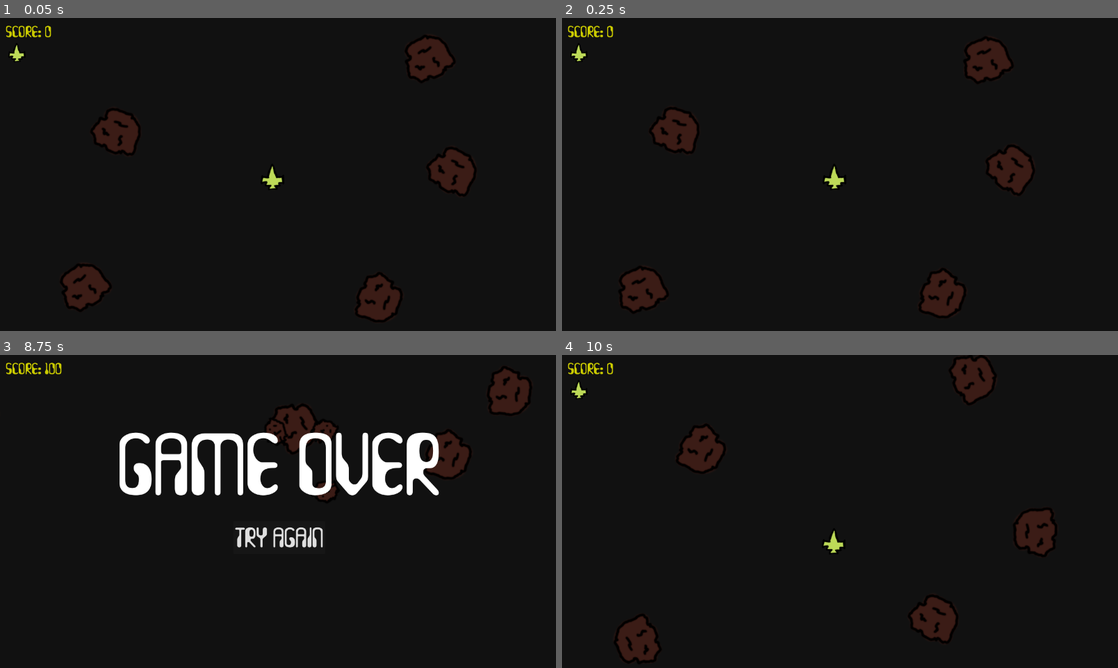
Above: before the commit, frames 1-4 (two rows, left to right).
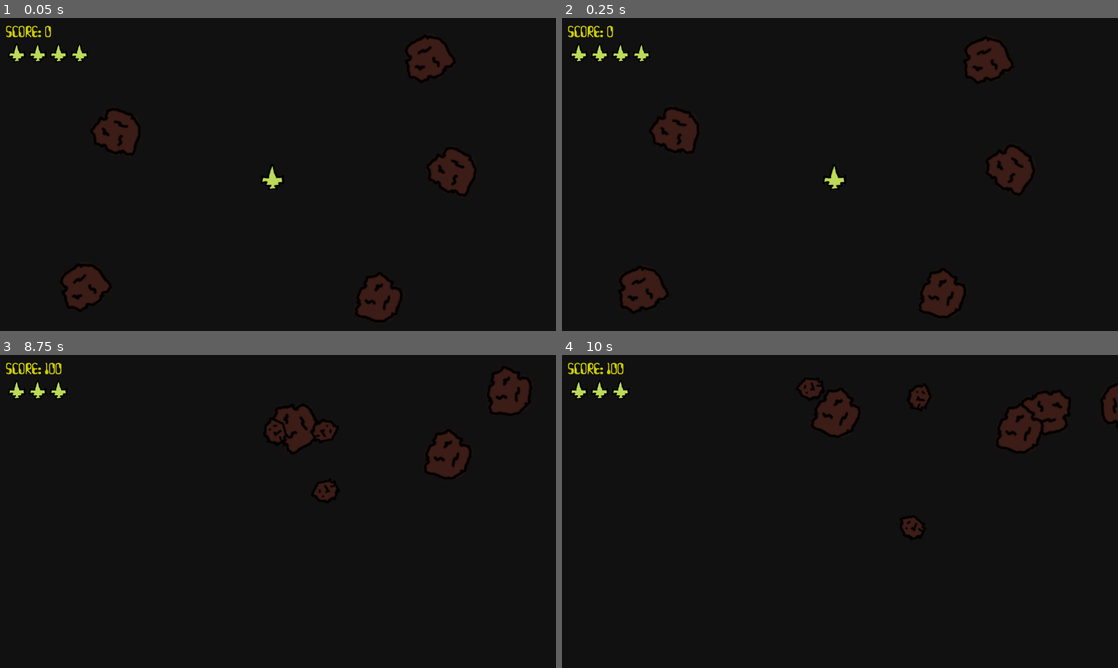
Above: after the commit, the same moments.

Repository: jeanmarc/godot-asteroids
Game: Godot game, scene res://scenes/galaxy.tscn
The game is run twice, just before and just after one commit, with the same random seed, the same clock (stepped at 60 frames per second) and the same inputs.
Inputs (mouse positions are in pixels of both pictures, inside the frame that each line leads up to):
- Up to frame 1 (0.05 s): no input
- Up to frame 2 (0.25 s): no input
- Up to frame 3 (8.75 s): hold W (forward) 0.53-1.28 s; hold Space (fire) 0.53-1.28 s; hold S (back) 1.28-2.03 s; tap A (rotate_ccw) every 2.25 s from 1.35 to 8.1 s; hold W (forward) 2.03-3.53 s; tap D (rotate_cw) at 2.1, 4.35, 6.6 s; tap Space (fire) at 2.85, 7.35 s; hold S (back) 3.53-5.78 s; hold Space (fire) 5.03-5.78 s; hold W (forward) 5.78-8.03 s; hold S (back) from 8.03 s (still down)
- Up to frame 4 (10 s): release S (back) at 8.75 s; click (840, 536) at 8.75 s, where only the run before the commit has a clickable "Try Again"; hold S (back) from 9.53 s (still down); tap D (rotate_cw) at 9.6 s

The runs differ from the first frame. In frame 1, 0.2% of the frame differs, in the area x 5-16%, y 8-14%; in frame 2, 0.2%; in frame 3, 6.0%; in frame 4, 6.1%, in the area x 5-100%, y 0-98%.

Commit message:
Add some music and sound effects; fix the double-death issue

Diff:
--- a/Game/project.godot
+++ b/Game/project.godot
@@ -64,6 +64,7 @@
 2d_physics/layer_2="player"
 2d_physics/layer_3="asteroids"
 2d_physics/layer_4="lasers"
+2d_physics/layer_5="player_spawn_area"
 
 [physics]
 
--- a/Game/scenes/galaxy.tscn
+++ b/Game/scenes/galaxy.tscn
@@ -1,10 +1,16 @@
-[gd_scene load_steps=6 format=3 uid="uid://cym4j833qkj1c"]
+[gd_scene load_steps=12 format=3 uid="uid://cym4j833qkj1c"]
 
 [ext_resource type="PackedScene" uid="uid://bmgjkjih0noug" path="res://scenes/player.tscn" id="1_amfso"]
 [ext_resource type="Script" path="res://scripts/galaxy.gd" id="1_toxde"]
 [ext_resource type="PackedScene" uid="uid://d2dueasy31sjv" path="res://scenes/hud.tscn" id="2_g23xk"]
 [ext_resource type="PackedScene" uid="uid://bu1yjb7kn6kvl" path="res://scenes/asteroid.tscn" id="3_2grgs"]
 [ext_resource type="PackedScene" uid="uid://ydhplh5chlyo" path="res://scenes/game_over.tscn" id="3_8a6gk"]
+[ext_resource type="PackedScene" uid="uid://b882qlpgsxkro" path="res://scenes/player_spawn_area.tscn" id="6_4b2im"]
+[ext_resource type="AudioStream" uid="uid://tkvsesiwqsia" path="res://assets/zap.wav" id="7_fovdp"]
+[ext_resource type="AudioStream" uid="uid://bjd1i66npa4v" path="res://assets/impact_big.wav" id="8_em2ba"]
+[ext_resource type="AudioStream" uid="uid://b16eqgske8s82" path="res://assets/impact_small.wav" id="9_8yfet"]
+[ext_resource type="AudioStream" uid="uid://difgqvmkqeuws" path="res://assets/crash.wav" id="10_qr7s8"]
+[ext_resource type="AudioStream" uid="uid://d1d23ic4tqd7m" path="res://assets/gameMusic.mp3" id="11_h4omf"]
 
 [node name="Galaxy" type="Node2D"]
 script = ExtResource("1_toxde")
@@ -44,3 +50,23 @@
 
 [node name="PlayerSpawnPos" type="Node2D" parent="."]
 position = Vector2(622, 373)
+
+[node name="PlayerSpawnArea" parent="PlayerSpawnPos" instance=ExtResource("6_4b2im")]
+
+[node name="LaserSound" type="AudioStreamPlayer" parent="."]
+stream = ExtResource("7_fovdp")
+volume_db = -15.0
+
+[node name="BigImpact" type="AudioStreamPlayer" parent="."]
+stream = ExtResource("8_em2ba")
+
+[node name="SmallImpact" type="AudioStreamPlayer" parent="."]
+stream = ExtResource("9_8yfet")
+
+[node name="Crash" type="AudioStreamPlayer" parent="."]
+stream = ExtResource("10_qr7s8")
+
+[node name="GameMusic" type="AudioStreamPlayer" parent="."]
+stream = ExtResource("11_h4omf")
+volume_db = -10.0
+autoplay = true
--- /dev/null
+++ b/Game/scenes/player_spawn_area.tscn
@@ -0,0 +1,14 @@
+[gd_scene load_steps=3 format=3 uid="uid://b882qlpgsxkro"]
+
+[ext_resource type="Script" path="res://scripts/player_spawn_area.gd" id="1_nxfn3"]
+
+[sub_resource type="CircleShape2D" id="CircleShape2D_fwvrp"]
+radius = 106.677
+
+[node name="PlayerSpawnArea" type="Area2D"]
+collision_layer = 16
+collision_mask = 4
+script = ExtResource("1_nxfn3")
+
+[node name="CollisionShape2D" type="CollisionShape2D" parent="."]
+shape = SubResource("CircleShape2D_fwvrp")
--- a/Game/scripts/galaxy.gd
+++ b/Game/scripts/galaxy.gd
@@ -6,23 +6,26 @@
 @onready var hud = $UI/HUD
 @onready var game_over = $UI/GameOver
 @onready var respawn_timer = $RespawnTimer
+@onready var spawn_pos = $PlayerSpawnPos
+@onready var spawn_area = $PlayerSpawnPos/PlayerSpawnArea
 
 var asteroid_scene = preload("res://scenes/asteroid.tscn")
 
-var score := 0:
+var score: int:
 	set(value):
 		score = value
 		hud.score = score
 
-var lives := 3:
+var lives: int:
 	set(value):
 		lives = value
 		hud.init_lives(value)
 
 func _ready():
+	$GameMusic.play()
 	game_over.visible = false
 	score = 0
-	lives = 1
+	lives = 4
 	print("start")
 	print(lives)
 
@@ -35,10 +38,12 @@
 		asteroid.connect("body_entered", asteroid._on_body_entered)
 
 func _on_player_died():
+	$Crash.play(2.0)
+	player.global_position = spawn_pos.global_position
 	if lives > 1:
 		lives -= 1
 		print(lives)
-		respawn_timer.start()
+		respawn_timer.start(2)
 	else:
 		lives = 0
 		game_over.visible = true
@@ -46,6 +51,7 @@
 
 
 func _on_player_laser_shot(laser):
+	$LaserSound.play (0.2)
 	lasers.add_child(laser)
 
 func _process(_delta):
@@ -53,6 +59,13 @@
 		get_tree().reload_current_scene()
 
 func _on_asteroid_exploded(pos, size, points):
+	match size:
+		Asteroid.AsteroidSize.LARGE:
+			$BigImpact.play()
+		Asteroid.AsteroidSize.MEDIUM:
+			$SmallImpact.play()
+		Asteroid.AsteroidSize.SMALL:
+			$SmallImpact.play()
 	score += points
 	for i in range(3):
 		match size:
@@ -73,4 +86,8 @@
 
 
 func _on_respawn_timer_timeout():
-	player.respawn($PlayerSpawnPos.position)
+	if spawn_area.is_empty:
+		player.respawn($PlayerSpawnPos.position)
+	else:
+		print("waiting for area to clear...")
+		respawn_timer.start(0.2)
--- a/Game/scripts/player.gd
+++ b/Game/scripts/player.gd
@@ -25,6 +25,9 @@
 	angular_speed = 0.0
 
 func _process(_delta):
+	if !alive:
+		return
+
 	if Input.is_action_pressed("fire"):
 		if !shoot_cooldown:
 			shoot_laser()
@@ -33,6 +36,9 @@
 			$MuzzleCooldown.start()
 
 func _physics_process(delta):
+	if !alive:
+		return
+
 	var input_vector := Vector2(0, Input.get_axis("forward", "back"))
 	velocity += input_vector.rotated(rotation) * acceleration
 	velocity = velocity.limit_length(max_speed)
@@ -80,11 +86,10 @@
 	if alive:
 		print("Death by " + sourceOfDeath.name)
 		alive = false
-		# move off screen to prevent additional hit during respawn
-		global_position = Vector2(-1000,-1000)
+		sprite.visible = false
+		cshape.set_deferred("disabled", true)
 		print("dying")
 		emit_signal("died")
-		process_mode = Node.PROCESS_MODE_DISABLED
 	else:
 		print("Death by " + sourceOfDeath.name)
 		print("already dead")
@@ -96,7 +101,8 @@
 		global_position = pos
 		velocity = Vector2.ZERO
 		angular_speed = 0
+		sprite.visible = true
+		cshape.set_deferred("disabled", false)
 		print("resurrected")
-		process_mode = Node.PROCESS_MODE_INHERIT
 	else:
 		print("already alive")
--- /dev/null
+++ b/Game/scripts/player_spawn_area.gd
@@ -0,0 +1,5 @@
+extends Area2D
+
+var is_empty: bool:
+	get:
+		return !has_overlapping_areas() and !has_overlapping_bodies()
Not shown, added: Game/assets/crash.wav.import
Not shown, added: Game/assets/gameMusic.mp3.import
Not shown, added: Game/assets/impact_big.wav.import
Not shown, added: Game/assets/impact_small.wav.import
Not shown, added: Game/assets/zap.wav.import
Not shown, changed: Game/README.md
Not shown, added: Game/assets/crash.wav
Not shown, added: Game/assets/gameMusic.mp3
Not shown, added: Game/assets/impact_big.wav
Not shown, added: Game/assets/impact_small.wav
Not shown, added: Game/assets/zap.wav
